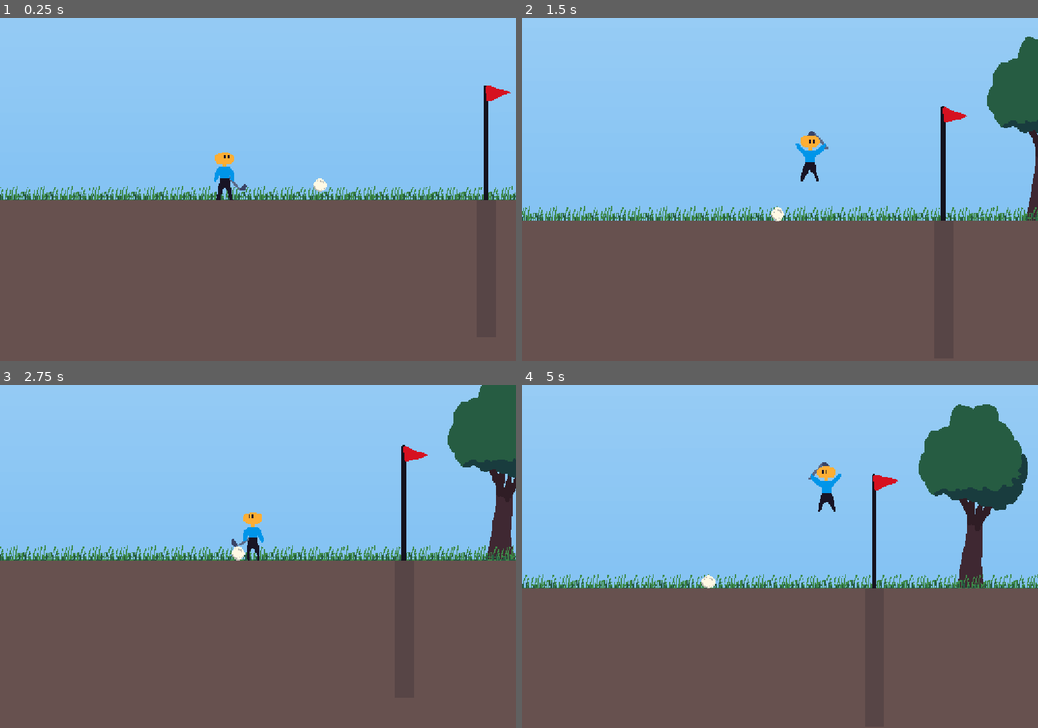
Above: before the commit, frames 1-4 (two rows, left to right).
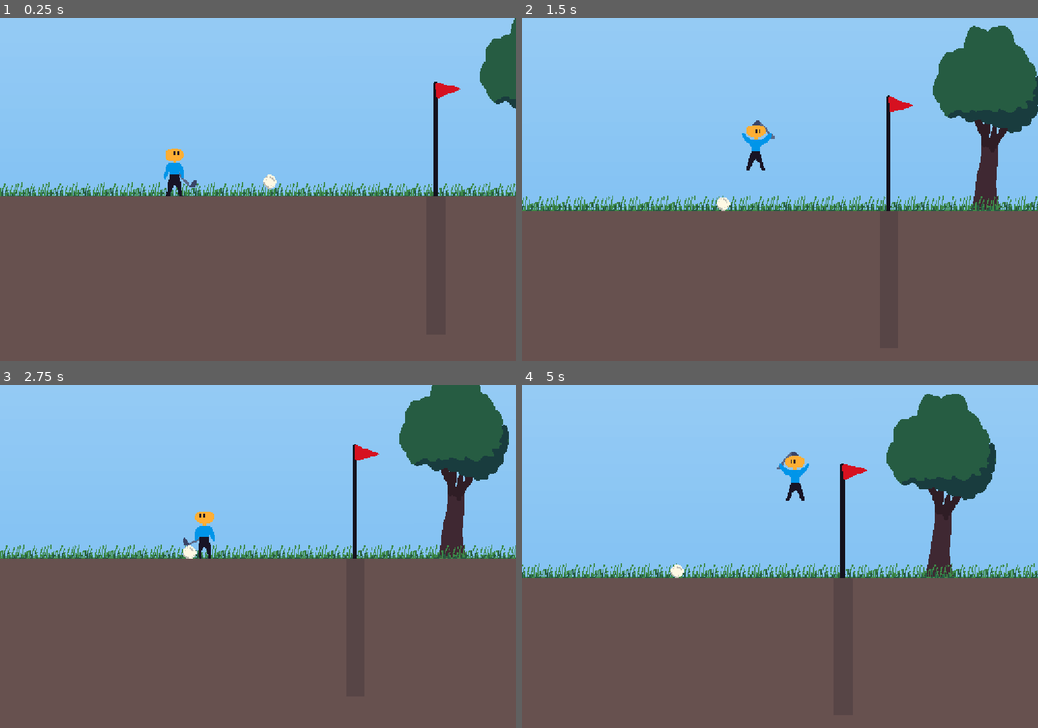
Above: after the commit, the same moments.

Repository: martindzejky/down-golf
Game: Godot game, scene res://main.tscn
Same seed, same stepped clock (60 frames per second), same inputs: the game is played once before the commit and once after it.
Inputs:
- Up to frame 1 (0.25 s): no input
- Up to frame 2 (1.5 s): hold Space (shoot) 0.53-1.28 s; hold Right (move_right) from 0.53 s (still down); tap Up (jump) at 0.77 s; tap Space (shoot) at 1.35 s
- Up to frame 3 (2.75 s): tap Up (jump) at 1.52 s; release Right (move_right) at 2.03 s; hold Left (move_left) from 2.03 s (still down); hold Space (shoot) from 2.03 s (still down)
- Up to frame 4 (5 s): release Left (move_left) at 2.78 s; release Space (shoot) at 2.78 s; hold Right (move_right) 2.78-4.28 s; tap Space (shoot) at 2.85, 4.35 s; tap Up (jump) at 3.02, 3.77, 4.52 s; hold Space (shoot) 3.53-4.28 s; hold Left (move_left) from 4.28 s (still down)

The runs differ from the first frame. In frame 1, 5.4% of the frame differs, in the area x 0-100%, y 0-54%; in frame 2, 11%; in frame 3, 9.0%; in frame 4, 12%, in the area x 0-100%, y 2-60%.

Commit message:
clean up and camera looks at pole too

Diff:
--- a/levels/level1.tscn
+++ b/levels/level1.tscn
@@ -1,11 +1,9 @@
-[gd_scene load_steps=7 format=4 uid="uid://cnbx5oq18q7kw"]
+[gd_scene load_steps=5 format=4 uid="uid://cnbx5oq18q7kw"]
 
 [ext_resource type="TileSet" uid="uid://dkvtpbgcxc1ia" path="res://levels/tiles.tres" id="1_sjb42"]
 [ext_resource type="PackedScene" uid="uid://bi3lro6q2ffel" path="res://objects/pole.tscn" id="2_pdtm5"]
-[ext_resource type="Script" uid="uid://bar7m17x8ic8x" path="res://levels/test_spawner.gd" id="3_b3oru"]
-[ext_resource type="PackedScene" uid="uid://r3wp4bjkcas0" path="res://objects/player.tscn" id="4_pdpul"]
-[ext_resource type="PackedScene" uid="uid://d1nyk4c13ej5n" path="res://objects/ball.tscn" id="5_8hd6v"]
-[ext_resource type="PackedScene" uid="uid://bpc2udtuklk7v" path="res://objects/camera.tscn" id="6_045es"]
+[ext_resource type="PackedScene" uid="uid://dq0i2bmd7bnf7" path="res://objects/test_spawner.tscn" id="3_ua5ty"]
+[ext_resource type="Script" uid="uid://bm84jm2seagao" path="res://objects/camera_bounds.gd" id="7_8hd6v"]
 
 [node name="level1" type="Node2D"]
 
@@ -17,10 +15,9 @@
 [node name="pole" parent="." instance=ExtResource("2_pdtm5")]
 position = Vector2(-272, 160)
 
-[node name="spawner" type="Node2D" parent="."]
+[node name="spawner" parent="." node_paths=PackedStringArray("level_pole") instance=ExtResource("3_ua5ty")]
 position = Vector2(78, 174)
-script = ExtResource("3_b3oru")
-player_scene = ExtResource("4_pdpul")
-ball_scene = ExtResource("5_8hd6v")
-camera_scene = ExtResource("6_045es")
-metadata/_custom_type_script = "uid://bar7m17x8ic8x"
+level_pole = NodePath("../pole")
+
+[node name="camera_bounds" type="Node2D" parent="."]
+script = ExtResource("7_8hd6v")
--- a/levels/surface_level.tscn
+++ b/levels/surface_level.tscn
@@ -1,12 +1,9 @@
-[gd_scene load_steps=10 format=4 uid="uid://y5nnkqj2u5wb"]
+[gd_scene load_steps=7 format=4 uid="uid://y5nnkqj2u5wb"]
 
 [ext_resource type="TileSet" uid="uid://dkvtpbgcxc1ia" path="res://levels/tiles.tres" id="1_ai0rc"]
 [ext_resource type="PackedScene" uid="uid://dxq1t72tlug6j" path="res://objects/tree.tscn" id="2_f2oph"]
 [ext_resource type="PackedScene" uid="uid://bi3lro6q2ffel" path="res://objects/pole.tscn" id="3_em6x7"]
-[ext_resource type="Script" uid="uid://bar7m17x8ic8x" path="res://levels/test_spawner.gd" id="4_f2oph"]
-[ext_resource type="PackedScene" uid="uid://r3wp4bjkcas0" path="res://objects/player.tscn" id="5_ie54i"]
-[ext_resource type="PackedScene" uid="uid://d1nyk4c13ej5n" path="res://objects/ball.tscn" id="6_a70u3"]
-[ext_resource type="PackedScene" uid="uid://bpc2udtuklk7v" path="res://objects/camera.tscn" id="7_703t4"]
+[ext_resource type="PackedScene" uid="uid://dq0i2bmd7bnf7" path="res://objects/test_spawner.tscn" id="4_f2oph"]
 
 [sub_resource type="Gradient" id="Gradient_0xm2m"]
 colors = PackedColorArray(0.518341, 0.763368, 0.953013, 1, 0.83217, 0.917437, 0.986079, 1)
@@ -36,9 +33,6 @@
 [node name="pole" parent="." instance=ExtResource("3_em6x7")]
 position = Vector2(304, 0)
 
-[node name="test_spawner" type="Node2D" parent="."]
-position = Vector2(57, -62)
-script = ExtResource("4_f2oph")
-player_scene = ExtResource("5_ie54i")
-ball_scene = ExtResource("6_a70u3")
-camera_scene = ExtResource("7_703t4")
+[node name="spawner" parent="." node_paths=PackedStringArray("level_pole") instance=ExtResource("4_f2oph")]
+position = Vector2(31, -31)
+level_pole = NodePath("../pole")
--- a/main.tscn
+++ b/main.tscn
@@ -15,3 +15,8 @@
 position = Vector2(111, -46)
 
 [node name="surface_level" parent="." instance=ExtResource("4_1bvp3")]
+
+[node name="pole" parent="surface_level" index="3"]
+is_current = true
+
+[editable path="surface_level"]
--- a/objects/ball.tscn
+++ b/objects/ball.tscn
@@ -43,7 +43,7 @@
 contact_monitor = true
 max_contacts_reported = 3
 script = ExtResource("1_3d6a7")
-particles = NodePath("bum-particles")
+particles = NodePath("particles")
 hit_sound = NodePath("hit")
 
 [node name="sprite" type="Sprite2D" parent="."]
@@ -53,7 +53,7 @@
 [node name="shape" type="CollisionShape2D" parent="."]
 shape = SubResource("CircleShape2D_4k3yw")
 
-[node name="bum-particles" type="GPUParticles2D" parent="."]
+[node name="particles" type="GPUParticles2D" parent="."]
 z_index = 100
 emitting = false
 amount = 1
--- a/objects/camera.gd
+++ b/objects/camera.gd
@@ -1,4 +1,6 @@
 extends Camera2D
+
+const POLE_CONSIDERATION_DISTANCE = 600
 
 var player: Node2D
 var ball: Node2D
@@ -12,14 +14,29 @@
   if not player or not ball:
     return
 
+  # Find the current pole
+  var poles = get_tree().get_nodes_in_group('pole')
+  var current_pole = null
+  for pole in poles:
+    if pole.is_current:
+      current_pole = pole
+      break
+
   # Get current viewport size (in screen coordinates)
   var viewport_size = get_viewport_rect().size
 
   # Convert to world coordinates by accounting for zoom
   var world_viewport_size = viewport_size / zoom
 
-  # Calculate the midpoint between player and ball
-  var midpoint = (player.global_position + ball.global_position) / 2
+  # Calculate the midpoint between player and ball, and possibly pole
+  var midpoint: Vector2
+
+  if current_pole and player.global_position.distance_to(current_pole.global_position) < POLE_CONSIDERATION_DISTANCE:
+    # Include pole in calculation if player is close enough
+    midpoint = (player.global_position + ball.global_position + current_pole.global_position) / 3
+  else:
+    # Otherwise just use player and ball
+    midpoint = (player.global_position + ball.global_position) / 2
 
   # Calculate max distance from player to keep them in view (half viewport minus margin)
   # The margin is also scaled by zoom
--- a/objects/camera.tscn
+++ b/objects/camera.tscn
@@ -4,5 +4,6 @@
 
 [node name="camera" type="Camera2D"]
 zoom = Vector2(2, 2)
+limit_smoothed = true
 position_smoothing_enabled = true
 script = ExtResource("1_exrbp")
--- /dev/null
+++ b/objects/camera_bounds.gd
@@ -0,0 +1 @@
+extends Node2D
--- a/objects/player.tscn
+++ b/objects/player.tscn
@@ -3,9 +3,9 @@
 [ext_resource type="Texture2D" uid="uid://co3au8m4vt65v" path="res://sprites/player.png" id="1_eqqp1"]
 [ext_resource type="Script" uid="uid://qpxfwcicddny" path="res://objects/player.gd" id="1_ykyjo"]
 [ext_resource type="Texture2D" uid="uid://0vmh4wy05uds" path="res://sprites/pow.png" id="3_uxov2"]
-[ext_resource type="AudioStream" uid="uid://cyq4wrvb4jhbk" path="res://sounds/swing-hit.wav" id="4_nmc1l"]
-[ext_resource type="AudioStream" uid="uid://dsvarkup3f2rh" path="res://sounds/swing-small.wav" id="5_3rerk"]
-[ext_resource type="AudioStream" uid="uid://cp6mamy0pqr4n" path="res://sounds/swing-large.wav" id="5_f46kd"]
+[ext_resource type="AudioStream" uid="uid://cyq4wrvb4jhbk" path="res://sounds/swing_hit.wav" id="4_nmc1l"]
+[ext_resource type="AudioStream" uid="uid://dsvarkup3f2rh" path="res://sounds/swing_small.wav" id="5_3rerk"]
+[ext_resource type="AudioStream" uid="uid://cp6mamy0pqr4n" path="res://sounds/swing_large.wav" id="5_f46kd"]
 [ext_resource type="AudioStream" uid="uid://done40cyqrmk5" path="res://sounds/jump.wav" id="7_i825w"]
 [ext_resource type="AudioStream" uid="uid://ocojvc1lyats" path="res://sounds/land.wav" id="8_3rfka"]
 [ext_resource type="AudioStream" uid="uid://bb1stw5hptpg2" path="res://sounds/step.wav" id="9_4vq5b"]
@@ -22,7 +22,7 @@
 tracks/0/type = "value"
 tracks/0/imported = false
 tracks/0/enabled = true
-tracks/0/path = NodePath("flip/shoot-area/shape:disabled")
+tracks/0/path = NodePath("flip/shoot_area/shape:disabled")
 tracks/0/interp = 1
 tracks/0/loop_wrap = true
 tracks/0/keys = {
@@ -188,7 +188,7 @@
 tracks/1/type = "value"
 tracks/1/imported = false
 tracks/1/enabled = true
-tracks/1/path = NodePath("flip/shoot-area/shape:disabled")
+tracks/1/path = NodePath("flip/shoot_area/shape:disabled")
 tracks/1/interp = 1
 tracks/1/loop_wrap = true
 tracks/1/keys = {
@@ -247,12 +247,12 @@
 flip_node = NodePath("flip")
 animation = NodePath("animation")
 sprite = NodePath("flip/sprite")
-shoot_strength_bar = NodePath("shoot-strength")
+shoot_strength_bar = NodePath("shoot_strength")
 pow = NodePath("pow")
-shoot_area_shape = NodePath("flip/shoot-area/shape")
-swing_hit_sound = NodePath("swing-hit")
-swing_small_sound = NodePath("swing-small")
-swing_large_sound = NodePath("swing-large")
+shoot_area_shape = NodePath("flip/shoot_area/shape")
+swing_hit_sound = NodePath("swing_hit")
+swing_small_sound = NodePath("swing_small")
+swing_large_sound = NodePath("swing_large")
 jump_sound = NodePath("jump")
 land_sound = NodePath("land")
 ready_to_shoot_sound = NodePath("ready")
@@ -265,11 +265,11 @@
 hframes = 5
 vframes = 4
 
-[node name="shoot-area" type="Area2D" parent="flip"]
+[node name="shoot_area" type="Area2D" parent="flip"]
 collision_layer = 0
 collision_mask = 4
 
-[node name="shape" type="CollisionShape2D" parent="flip/shoot-area"]
+[node name="shape" type="CollisionShape2D" parent="flip/shoot_area"]
 position = Vector2(8, -10)
 shape = SubResource("RectangleShape2D_ykyjo")
 disabled = true
@@ -284,7 +284,7 @@
 }
 autoplay = "idle"
 
-[node name="shoot-strength" type="ProgressBar" parent="."]
+[node name="shoot_strength" type="ProgressBar" parent="."]
 visible = false
 anchors_preset = 7
 anchor_left = 0.5
@@ -304,15 +304,15 @@
 z_index = 100
 texture = ExtResource("3_uxov2")
 
-[node name="swing-hit" type="AudioStreamPlayer" parent="."]
+[node name="swing_hit" type="AudioStreamPlayer" parent="."]
 stream = SubResource("AudioStreamRandomizer_3rerk")
 bus = &"player sounds"
 
-[node name="swing-small" type="AudioStreamPlayer" parent="."]
+[node name="swing_small" type="AudioStreamPlayer" parent="."]
 stream = SubResource("AudioStreamRandomizer_f46kd")
 bus = &"player sounds"
 
-[node name="swing-large" type="AudioStreamPlayer" parent="."]
+[node name="swing_large" type="AudioStreamPlayer" parent="."]
 stream = SubResource("AudioStreamRandomizer_nmc1l")
 bus = &"player sounds"
 
@@ -332,5 +332,5 @@
 stream = ExtResource("9_i8sra")
 bus = &"player sounds"
 
-[connection signal="body_entered" from="flip/shoot-area" to="." method="_on_shootarea_body_entered"]
+[connection signal="body_entered" from="flip/shoot_area" to="." method="_on_shootarea_body_entered"]
 [connection signal="animation_finished" from="animation" to="." method="_on_animation_animation_finished"]
--- a/objects/pole.gd
+++ b/objects/pole.gd
@@ -1,16 +1,22 @@
 extends Node2D
+class_name Pole
 
+@export var is_current: bool = false
 @export var is_done: bool = false
 @export var player_blocker: Node2D
 
 signal ball_entered_hole
 signal player_entered_pole
 
+func make_current() -> void:
+  is_current = true
+
 func _on_balldetect_body_entered(body: Node2D) -> void:
   if body.is_in_group('ball'):
     ball_entered_hole.emit()
+    player_blocker.queue_free()
     is_done = true
-    player_blocker.queue_free()
+    is_current = false
 
   if body.is_in_group('player'):
     player_entered_pole.emit()
--- a/objects/pole.tscn
+++ b/objects/pole.tscn
@@ -34,10 +34,10 @@
 [sub_resource type="RectangleShape2D" id="RectangleShape2D_8k6g0"]
 size = Vector2(32, 20)
 
-[node name="pole" type="Node2D" node_paths=PackedStringArray("player_blocker")]
+[node name="pole" type="Node2D" node_paths=PackedStringArray("player_blocker") groups=["pole"]]
 z_index = -5
 script = ExtResource("1_8k6g0")
-player_blocker = NodePath("player-blocker")
+player_blocker = NodePath("player_blocker")
 
 [node name="sprite" type="AnimatedSprite2D" parent="."]
 position = Vector2(7, -74)
@@ -66,11 +66,11 @@
 [node name="shape" type="CollisionShape2D" parent="attract"]
 shape = SubResource("CircleShape2D_8k6g0")
 
-[node name="player-blocker" type="StaticBody2D" parent="."]
+[node name="player_blocker" type="StaticBody2D" parent="."]
 collision_layer = 16
 collision_mask = 0
 
-[node name="shape" type="CollisionShape2D" parent="player-blocker"]
+[node name="shape" type="CollisionShape2D" parent="player_blocker"]
 position = Vector2(0, 10)
 shape = SubResource("RectangleShape2D_8k6g0")
 
--- a/levels/test_spawner.gd
+++ b/objects/test_spawner.gd
@@ -1,9 +1,9 @@
 extends Node2D
-class_name TestSpawner
 
 @export var player_scene: PackedScene
 @export var ball_scene: PackedScene
 @export var camera_scene: PackedScene
+@export var level_pole: Pole
 
 func _ready():
   # Check if player exists already
@@ -19,3 +19,14 @@
     # Spawn camera
     var camera_instance = camera_scene.instantiate()
     add_child(camera_instance)
+
+  # If there is no current pole, mark the linked one
+  var poles = get_tree().get_nodes_in_group('pole')
+  var found_current_pole = false
+  for pole in poles:
+    if pole.is_current:
+      found_current_pole = true
+      break
+
+  if not found_current_pole:
+    level_pole.make_current()
--- /dev/null
+++ b/objects/test_spawner.tscn
@@ -0,0 +1,13 @@
+[gd_scene load_steps=5 format=3 uid="uid://dq0i2bmd7bnf7"]
+
+[ext_resource type="Script" uid="uid://bar7m17x8ic8x" path="res://objects/test_spawner.gd" id="1_lvoeb"]
+[ext_resource type="PackedScene" uid="uid://r3wp4bjkcas0" path="res://objects/player.tscn" id="2_kwtlb"]
+[ext_resource type="PackedScene" uid="uid://d1nyk4c13ej5n" path="res://objects/ball.tscn" id="3_d5gim"]
+[ext_resource type="PackedScene" uid="uid://bpc2udtuklk7v" path="res://objects/camera.tscn" id="4_7b2er"]
+
+[node name="spawner" type="Node2D"]
+script = ExtResource("1_lvoeb")
+player_scene = ExtResource("2_kwtlb")
+ball_scene = ExtResource("3_d5gim")
+camera_scene = ExtResource("4_7b2er")
+metadata/_custom_type_script = "uid://bar7m17x8ic8x"
--- a/project.godot
+++ b/project.godot
@@ -36,6 +36,7 @@
 
 player="The main player"
 ball="The one and only ball in the game"
+pole="Hit it!"
 
 [input]
 
Not shown, added: objects/camera_bounds.gd.uid
Renamed: levels/test_spawner.gd.uid -> objects/test_spawner.gd.uid
Not shown, changed: sounds/swing_hit.wav.import
Not shown, changed: sounds/swing_large.wav.import
Not shown, changed: sounds/swing_small.wav.import
Not shown, added: sounds/swing_hit.wav
Not shown, added: sounds/swing_large.wav
Not shown, added: sounds/swing_small.wav
